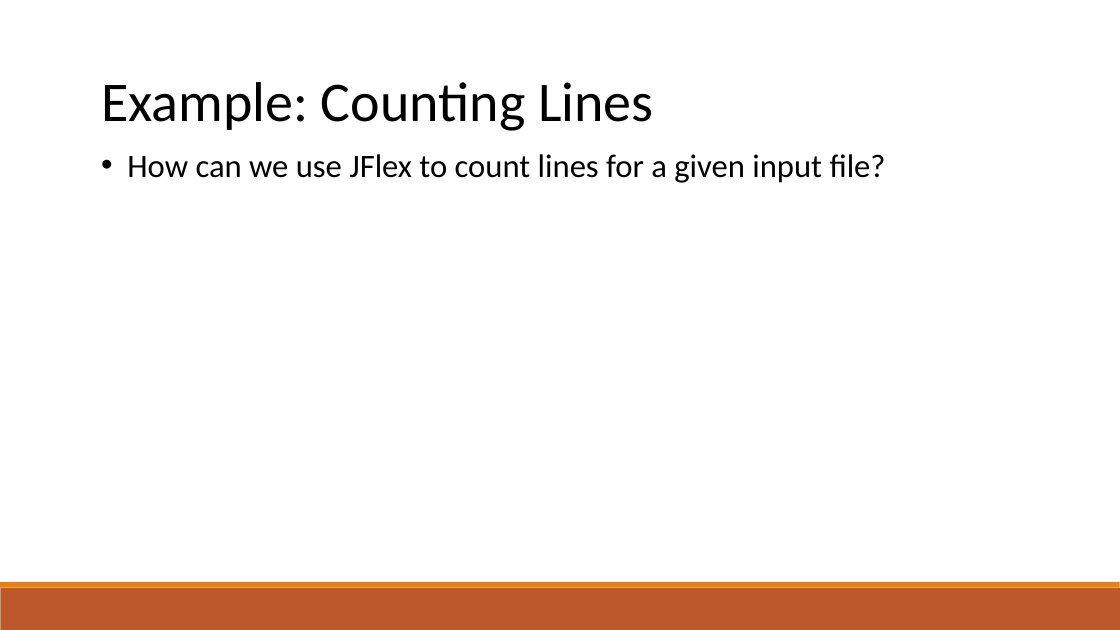
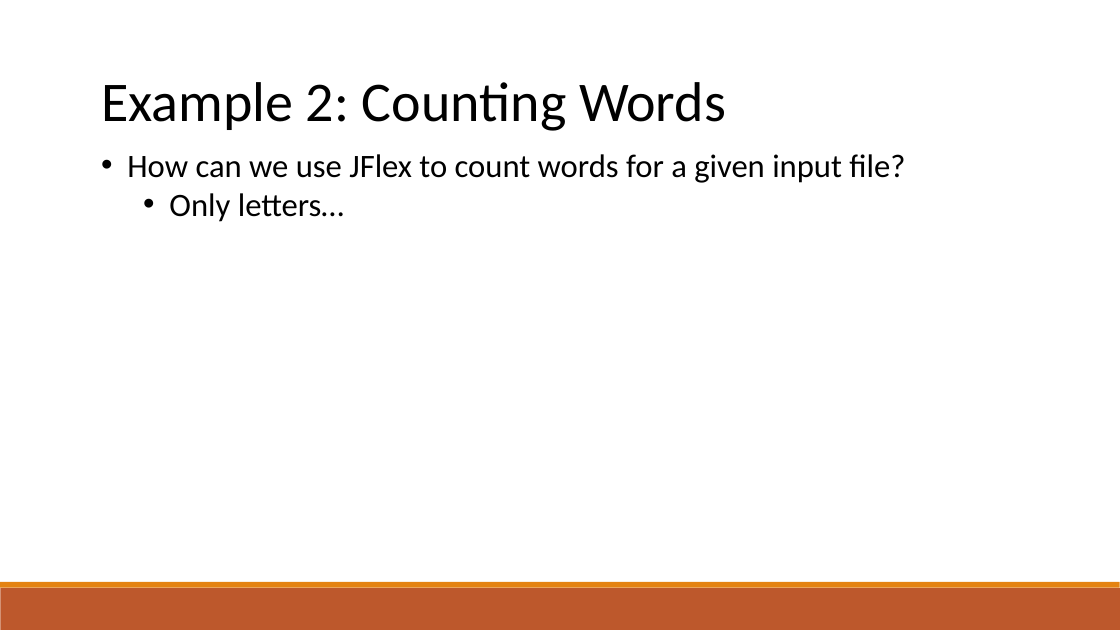
Before and after one commit to raghadzeidan/COMPILATION_TAU_FOR_STUDENTS, a slide deck: slide 97 of new_slides/lexical_analysis.pptx (slide 86 before the commit). Drawn at 1120x630 pixels with LibreOffice and Linux fonts; fonts in the diff are those of the drawing. Boxes give left, top, right and bottom in pixels: in the first picture for what was removed or moved away, otherwise in the second. Text is boxed around its words. In the diff, an @@ line names an element or a change of style, - is before the commit and + after.

```diff
--- a/new_slides/lexical_analysis.pptx
+++ b/new_slides/lexical_analysis.pptx
@@ text at (101, 82, 726, 131): text changed @@
-Example: Counting Lines
+Example 2: Counting Words
@@ text at (127, 154, 905, 222): text changed @@
-• How can we use JFlex to count lines for a given input file?
+• How can we use JFlex to count words for a given input file?
+  • Only letters…
```
Also in this commit, not shown: 17 other slides changed, 23 slides added, 1 other file.
